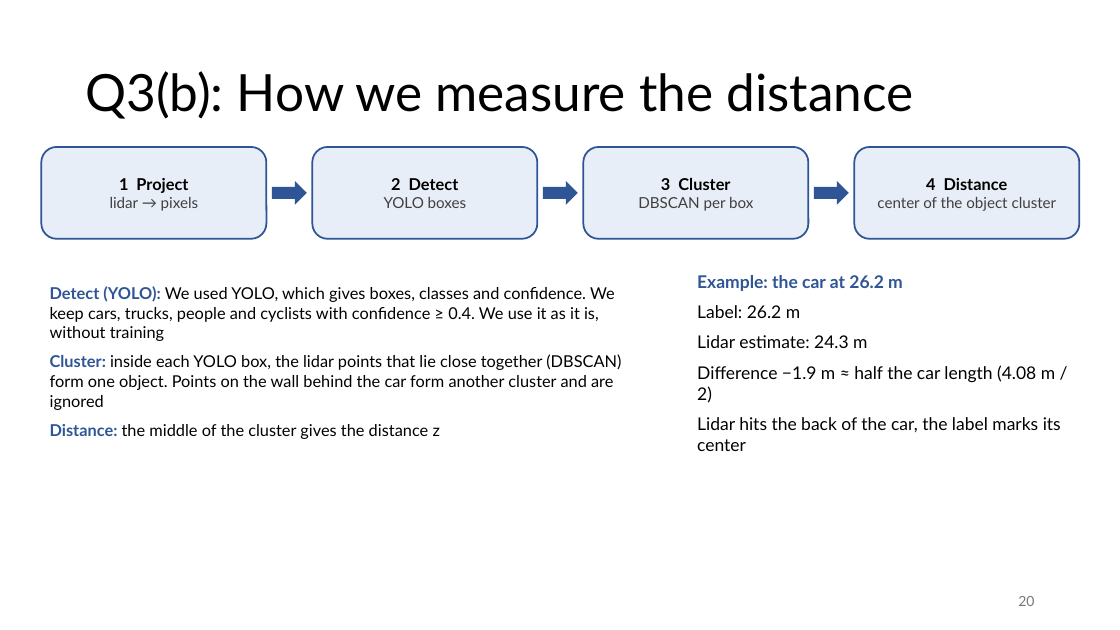
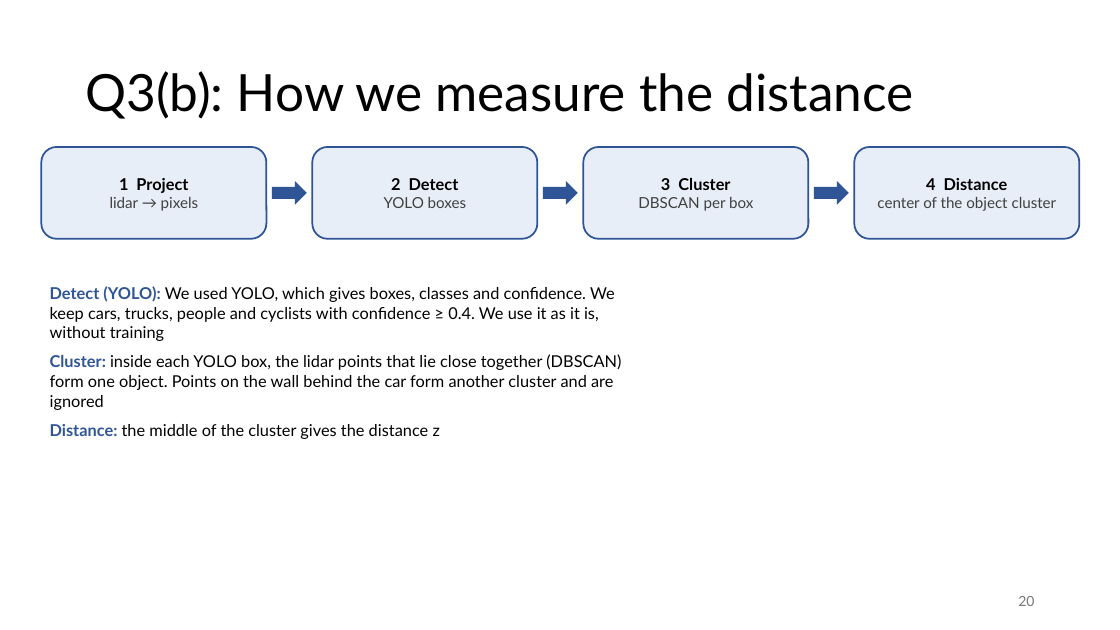
Before and after one commit to AreGundersen/MAS512, a slide deck: slide 20 of Assignment 2/MAS512_assignment2_gr5.pptx. Drawn at 1120x630 pixels with LibreOffice and Linux fonts; fonts in the diff are those of the drawing. Boxes give left, top, right and bottom in pixels: in the first picture for what was removed or moved away, otherwise in the second. Text is boxed around its words. In the diff, an @@ line names an element or a change of style, - is before the commit and + after.

Commit message:
Final commit

```diff
--- a/Assignment 2/MAS512_assignment2_gr5.pptx
+++ b/Assignment 2/MAS512_assignment2_gr5.pptx
@@ text removed at (697, 275, 1061, 451) @@
-Example: the car at 26.2 m
-Label: 26.2 m
-Lidar estimate: 24.3 m
-Difference −1.9 m ≈ half the car length (4.08 m / 2)
-Lidar hits the back of the car, the label marks its center
```
Also in this commit, not shown: 4 other slides changed.
